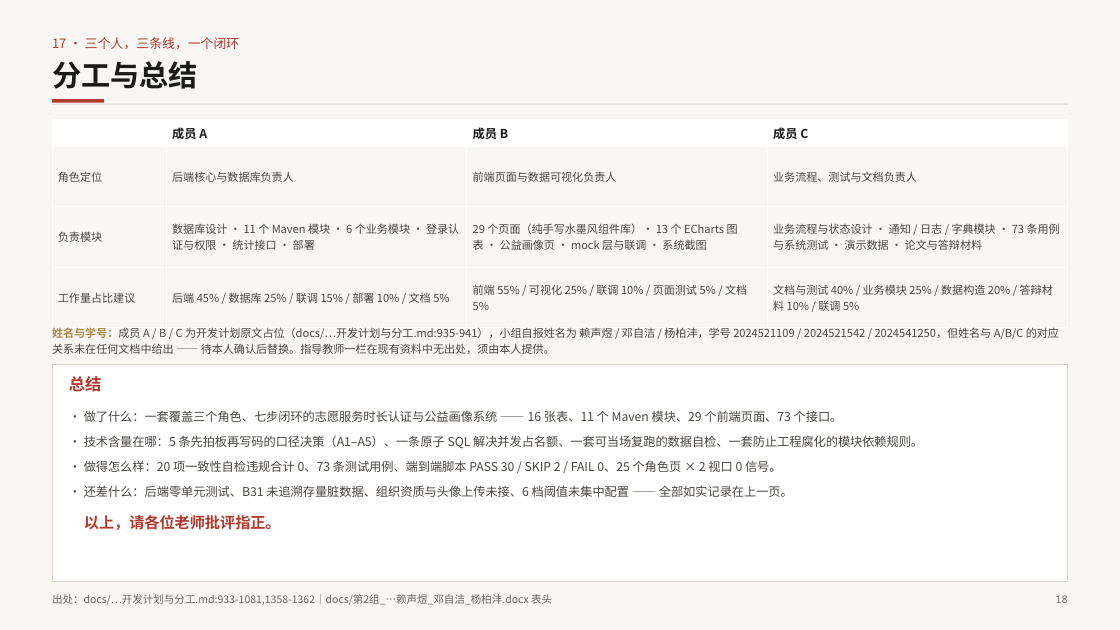
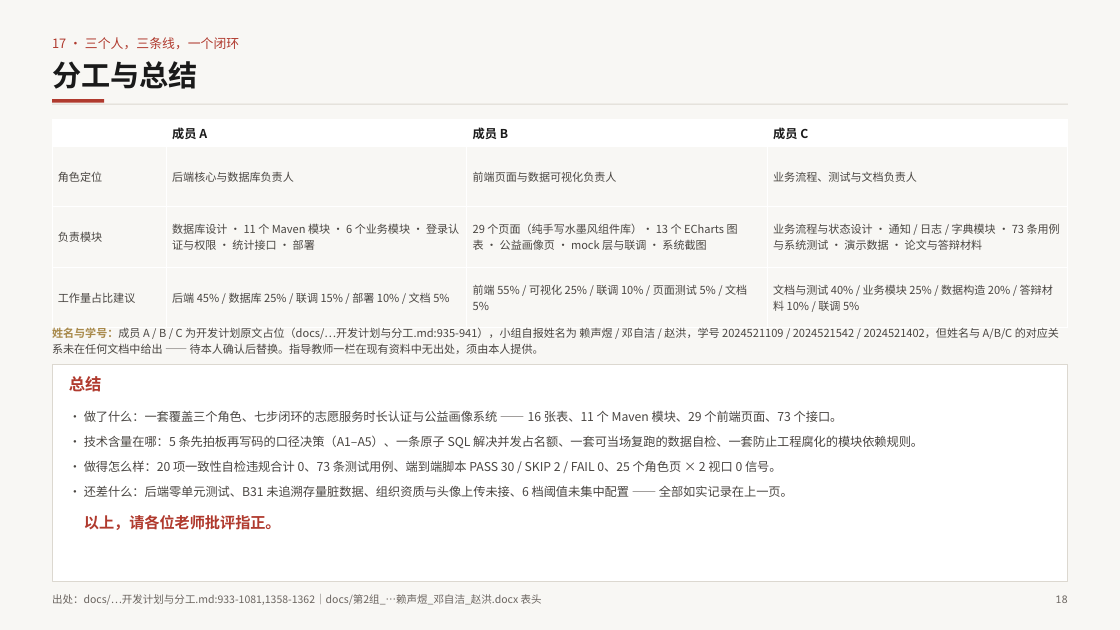
Before and after one commit to XiaoYu-04/volunteer-cert-portrait, a slide deck: slide 18 of docs/答辩材料/答辩PPT.pptx. Drawn at 1120x630 pixels with LibreOffice and Linux fonts; fonts in the diff are those of the drawing. Boxes give left, top, right and bottom in pixels: in the first picture for what was removed or moved away, otherwise in the second. Text is boxed around its words. In the diff, an @@ line names an element or a change of style, - is before the commit and + after.

```diff
--- a/docs/答辩材料/答辩PPT.pptx
+++ b/docs/答辩材料/答辩PPT.pptx
@@ text at (x1=52, y1=327, x2=1059, y2=354): text changed @@
-姓名与学号：成员 A / B / C 为开发计划原文占位（docs/…开发计划与分工.md:935-941），小组自报姓名为 赖声煜 / 邓自洁 / 杨柏沣，学号 2024521109 / 2024521542 / 2024541250，但姓名与 A/B/C 的对应关系未在任何文档中给出 —— 待本人确认后替换。指导教师一栏在现有资料中无出处，须由本人提供。
+姓名与学号：成员 A / B / C 为开发计划原文占位（docs/…开发计划与分工.md:935-941），小组自报姓名为 赖声煜 / 邓自洁 / 赵洪，学号 2024521109 / 2024521542 / 2024521402，但姓名与 A/B/C 的对应关系未在任何文档中给出 —— 待本人确认后替换。指导教师一栏在现有资料中无出处，须由本人提供。
@@ text at (x1=52, y1=594, x2=542, y2=605): text changed @@
-出处：docs/…开发计划与分工.md:933-1081,1358-1362｜docs/第2组_…赖声煜_邓自洁_杨柏沣.docx 表头
+出处：docs/…开发计划与分工.md:933-1081,1358-1362｜docs/第2组_…赖声煜_邓自洁_赵洪.docx 表头
```
Also in this commit, not shown: 7 other files.
